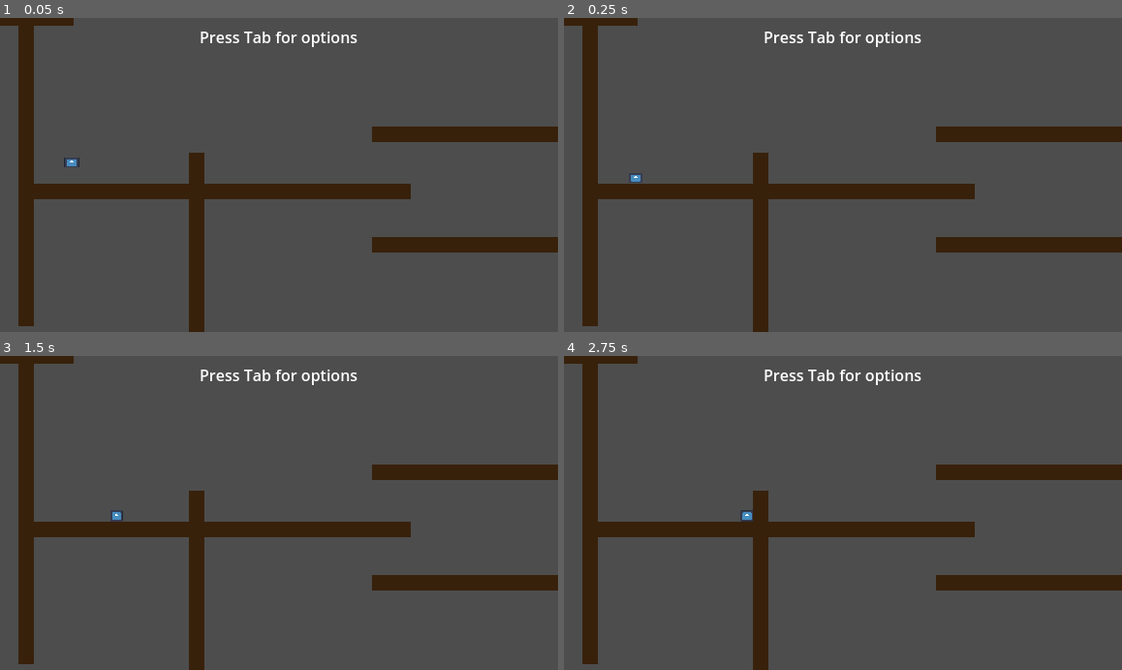
Above: before the commit, frames 1-4 (two rows, left to right).
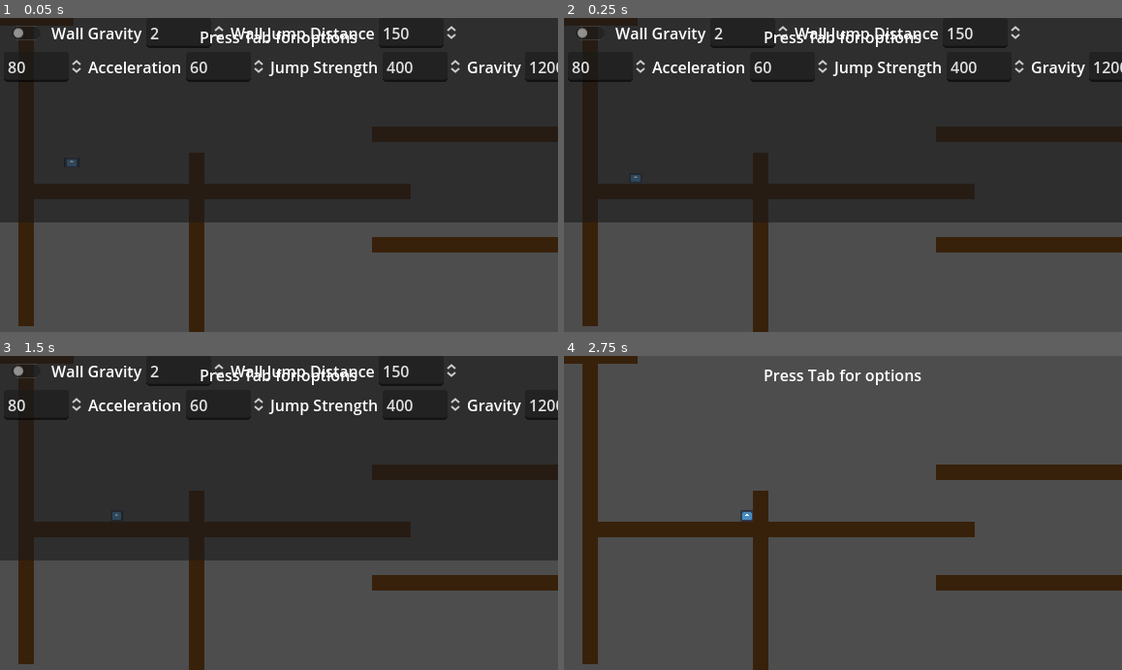
Above: after the commit, the same moments.

Repository: greatmomo/Advanced-Character-Controller
Game: Godot game, scene res://world.tscn
Same seed, same stepped clock (60 frames per second), same inputs: the game is played once before the commit and once after it. The engine's default icon, where the game draws it, is replaced by a stand-in: a white triangle on a blue panel in a dark square.
Inputs (mouse positions are in pixels of both pictures, inside the frame that each line leads up to):
- Up to frame 1 (0.05 s): no input
- Up to frame 2 (0.25 s): no input
- Up to frame 3 (1.5 s): click (27, 371) at 0.52 s; tap Enter at 1.25 s; hold D (move_right) from 1.28 s (still down); tap Ctrl (dash) at 1.35 s
- Up to frame 4 (2.75 s): keep holding D (move_right); tap Space (jump) at 1.52, 2.27 s; tap Tab (show_ui) at 2.1 s

The runs differ from the first frame. In frame 1, 57% of the frame differs, in the area x 0-100%, y 0-66%; in frame 2, 57%; in frame 3, 57%; in frame 4, nothing differs.

Commit message:
start adding movement controls

Diff:
--- a/world.tscn
+++ b/world.tscn
@@ -52,7 +52,6 @@
 [node name="UI" type="CanvasLayer" parent="."]
 
 [node name="UIContainer" type="MarginContainer" parent="UI"]
-visible = false
 anchors_preset = 10
 anchor_right = 1.0
 offset_bottom = 211.0
@@ -72,6 +71,7 @@
 
 [node name="WallJumpLabel" type="Label" parent="UI/UIContainer/PanelContainer/VBoxContainer/HBoxContainer/HBoxContainer"]
 layout_mode = 2
+theme_override_font_sizes/font_size = 10
 text = "Wall Jump"
 
 [node name="WallJump" type="CheckButton" parent="UI/UIContainer/PanelContainer/VBoxContainer/HBoxContainer/HBoxContainer"]
@@ -111,6 +111,59 @@
 [node name="HBoxContainer" type="HBoxContainer" parent="UI/UIContainer/PanelContainer/VBoxContainer/HBoxContainer2"]
 layout_mode = 2
 
+[node name="SpeedLabel" type="Label" parent="UI/UIContainer/PanelContainer/VBoxContainer/HBoxContainer2/HBoxContainer"]
+layout_mode = 2
+text = "Speed"
+
+[node name="Speed" type="SpinBox" parent="UI/UIContainer/PanelContainer/VBoxContainer/HBoxContainer2/HBoxContainer"]
+layout_mode = 2
+min_value = 20.0
+max_value = 200.0
+step = 10.0
+value = 80.0
+
+[node name="HBoxContainer3" type="HBoxContainer" parent="UI/UIContainer/PanelContainer/VBoxContainer/HBoxContainer2"]
+layout_mode = 2
+
+[node name="AccelerationLabel" type="Label" parent="UI/UIContainer/PanelContainer/VBoxContainer/HBoxContainer2/HBoxContainer3"]
+layout_mode = 2
+text = "Acceleration"
+
+[node name="Acceleration" type="SpinBox" parent="UI/UIContainer/PanelContainer/VBoxContainer/HBoxContainer2/HBoxContainer3"]
+layout_mode = 2
+min_value = 20.0
+max_value = 200.0
+step = 10.0
+value = 60.0
+
+[node name="HBoxContainer2" type="HBoxContainer" parent="UI/UIContainer/PanelContainer/VBoxContainer/HBoxContainer2"]
+layout_mode = 2
+
+[node name="JumpStrengthLabel" type="Label" parent="UI/UIContainer/PanelContainer/VBoxContainer/HBoxContainer2/HBoxContainer2"]
+layout_mode = 2
+text = "Jump Strength"
+
+[node name="JumpStrength" type="SpinBox" parent="UI/UIContainer/PanelContainer/VBoxContainer/HBoxContainer2/HBoxContainer2"]
+layout_mode = 2
+min_value = 100.0
+max_value = 800.0
+step = 10.0
+value = 400.0
+
+[node name="HBoxContainer4" type="HBoxContainer" parent="UI/UIContainer/PanelContainer/VBoxContainer/HBoxContainer2"]
+layout_mode = 2
+
+[node name="GravityLabel" type="Label" parent="UI/UIContainer/PanelContainer/VBoxContainer/HBoxContainer2/HBoxContainer4"]
+layout_mode = 2
+text = "Gravity"
+
+[node name="Gravity" type="SpinBox" parent="UI/UIContainer/PanelContainer/VBoxContainer/HBoxContainer2/HBoxContainer4"]
+layout_mode = 2
+min_value = 100.0
+max_value = 2000.0
+step = 50.0
+value = 1200.0
+
 [node name="InfoTextContainer" type="MarginContainer" parent="UI"]
 anchors_preset = 5
 anchor_left = 0.5
